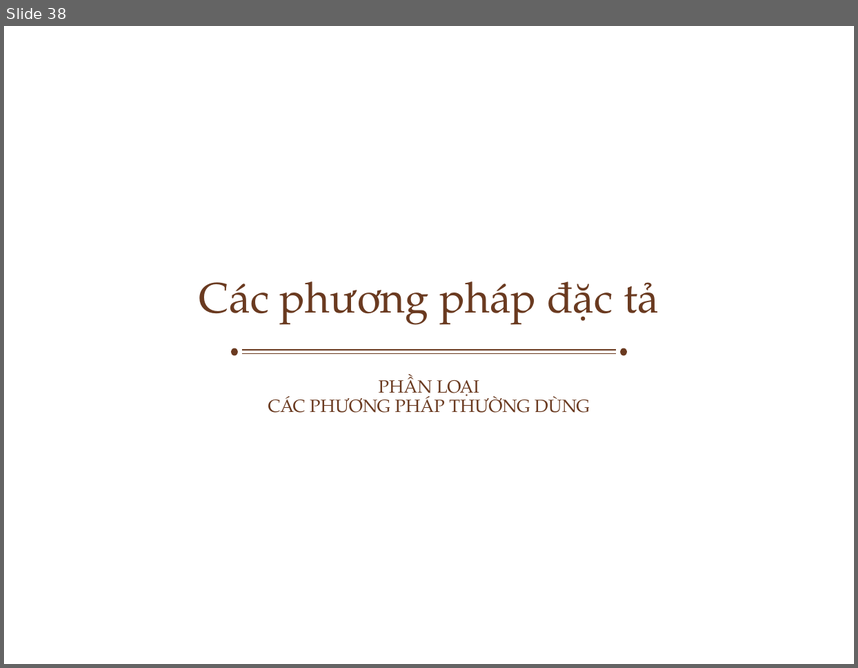
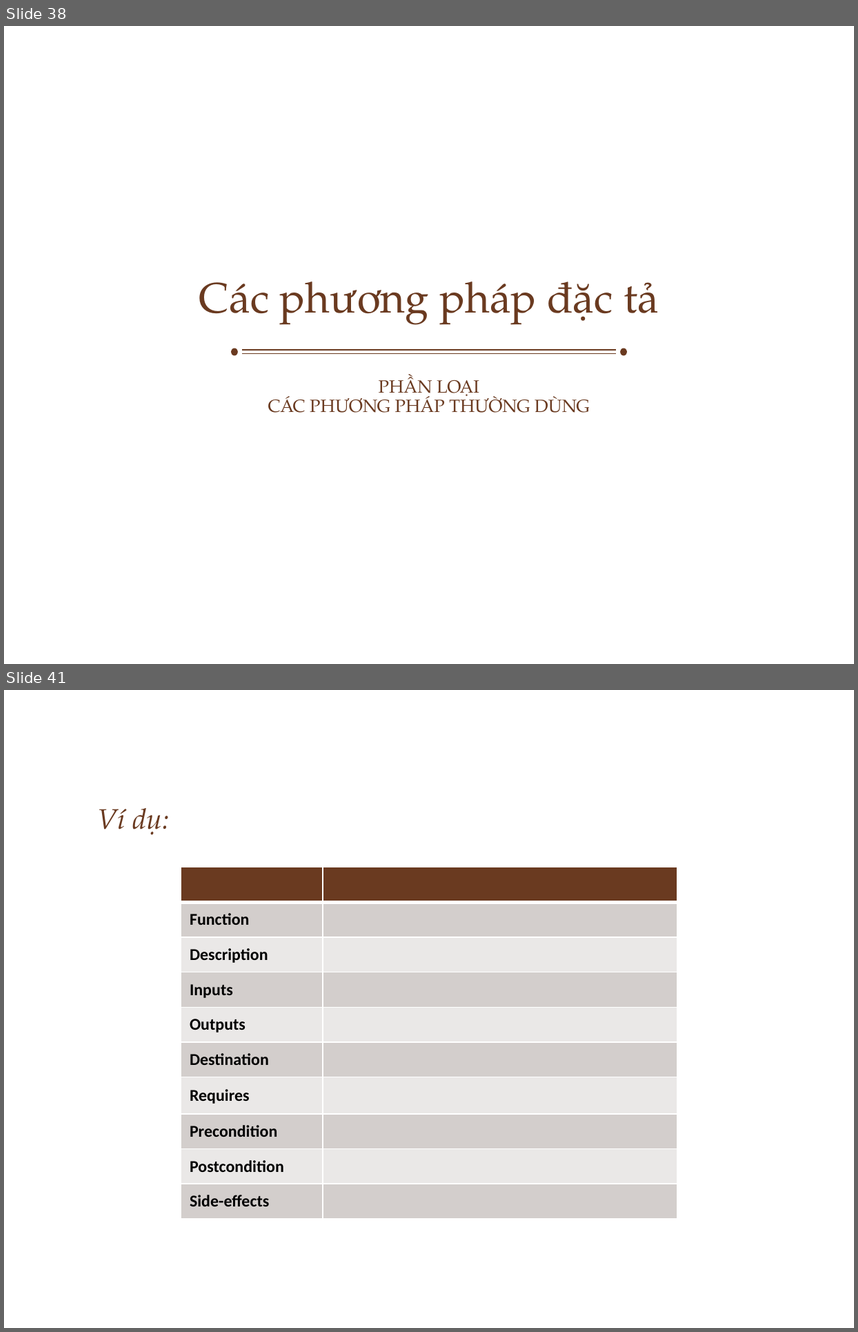
Before and after one commit to ChrisJamison/seminar_cnpm, a slide deck: Seminar/Software Requirement.pptx. Shown one above the other, each under a label of ours: slide 38 before the commit, slides 38 and 41 after it; the slides between them are not shown. The pictures are 858x668 and 858x1332 pixels, drawn with LibreOffice and Linux fonts; fonts in the diff are those of the drawing; background and template pictures are left out. Boxes give left, top, right and bottom in pixels: in the first picture for what was removed or moved away, otherwise in the second. Text is boxed around its words. In the diff, an @@ line names an element or a change of style, - is before the commit and + after.

```diff
--- a/Seminar/Software Requirement.pptx
+++ b/Seminar/Software Requirement.pptx
@@ slide 41 added at [4, 690, 854, 1328], background picture (left out) @@
@@ title added at [98, 808, 170, 835], 24 pt, text #6A3A20, italic @@
+Ví dụ:
@@ table added at [181, 867, 677, 1218], 10 rows, 2 columns @@
+ | 
+Function | 
+Description | 
+Inputs | 
+Outputs | 
+Destination | 
+Requires | 
+Precondition | 
+Postcondition | 
+Side-effects | 
```
Also in this commit, not shown: 15 slides changed, 6 other slides added, 1 slide removed.
